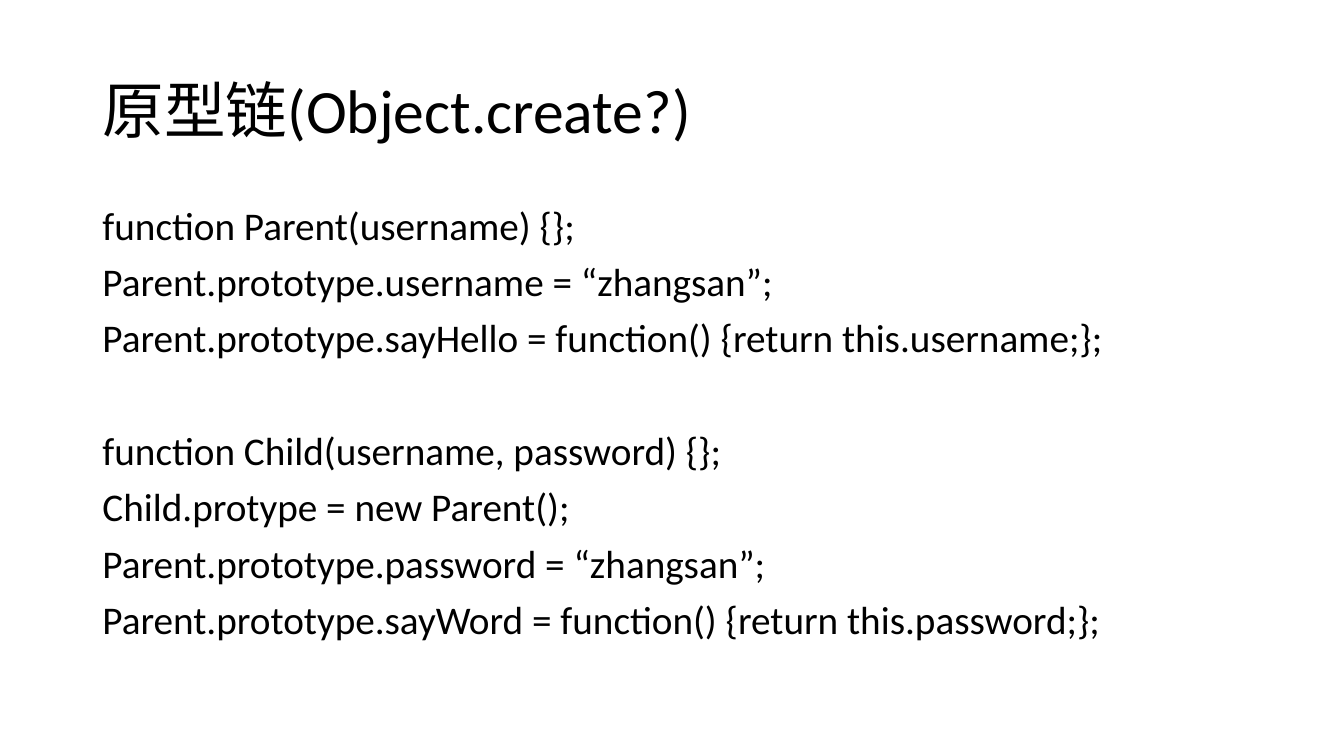
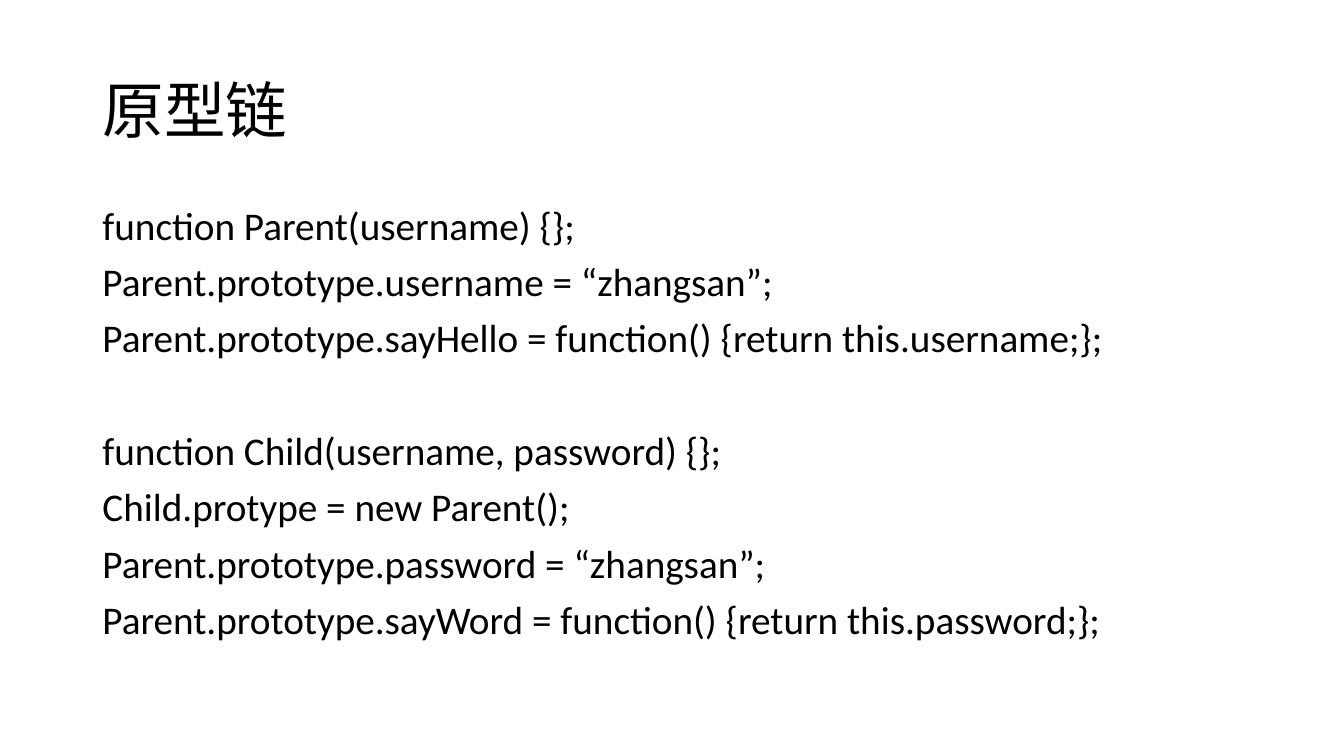
Before and after one commit to logan2013/java8, a slide deck: slide 42 of JavaScript.pptx (slide 41 before the commit). Drawn at 1344x756 pixels with LibreOffice and Linux fonts; fonts in the diff are those of the drawing. Boxes give left, top, right and bottom in pixels: in the first picture for what was removed or moved away, otherwise in the second. Text is boxed around its words. In the diff, an @@ line names an element or a change of style, - is before the commit and + after.

```diff
--- a/JavaScript.pptx
+++ b/JavaScript.pptx
@@ title at [102,81,287,138]: text changed @@
-原型链(Object.create?)
+原型链
```
Also in this commit, not shown: 6 other slides changed, 1 slide added, 1 slide removed, 25 other files.
